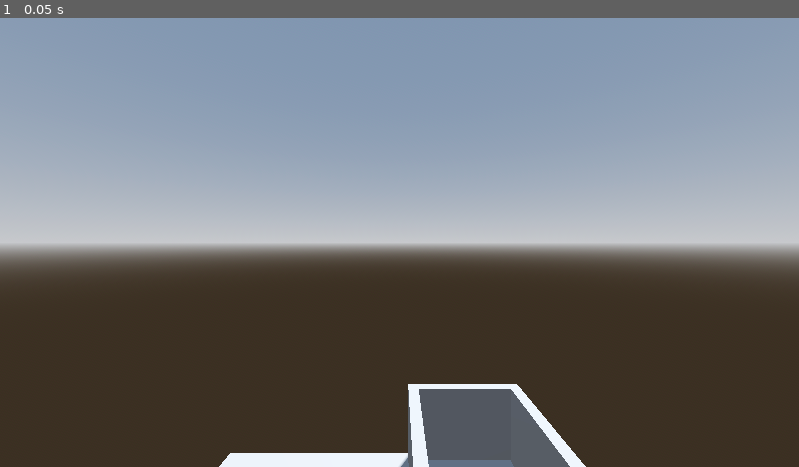
Above: before the commit, frame 1.
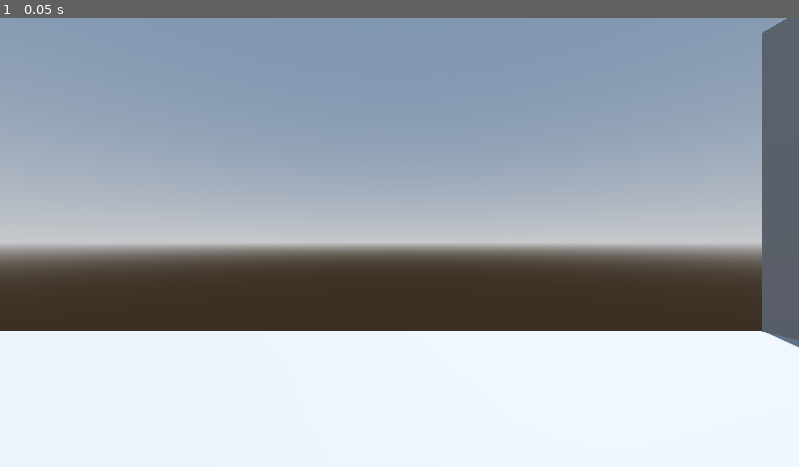
Above: after the commit, the same moment.

Repository: AdilDevStuff/PlayAtCamPos
Game: Godot game, scene res://Demo/demo_scene.tscn
Two runs of this game, one before a commit and one after it. Both use one fixed random seed, a clock stepped at 60 frames per second and the inputs below.
Inputs:
- Up to frame 1 (0.05 s): no input

The runs differ from the first frame. In frame 1, 32% of the frame differs, in the area x 0-100%, y 0-100%.

Commit message:
Fixed still playing if no target found!

Diff:
--- a/Demo/demo_scene.tscn
+++ b/Demo/demo_scene.tscn
@@ -54,7 +54,7 @@
 size = Vector3(11, 8, 1)
 
 [node name="Player" type="CharacterBody3D" parent="."]
-transform = Transform3D(1, 0, 0, 0, 1, 0, 0, 0, 1, 2.62967, 21.2055, 22.7759)
+transform = Transform3D(1, 0, 0, 0, 1, 0, 0, 0, 1, -5, 2, 0)
 metadata/_edit_group_ = true
 
 [node name="MeshInstance3D" type="MeshInstance3D" parent="Player"]
Not shown, changed: addons/PlayAtCamPos/Global.gd
Not shown, changed: addons/PlayAtCamPos/scenes/Button.tscn
Not shown, changed: addons/PlayAtCamPos/scripts/play_at_cam_pos.gd
Not shown, changed: addons/PlayAtCamPos/scripts/plugin.gd
